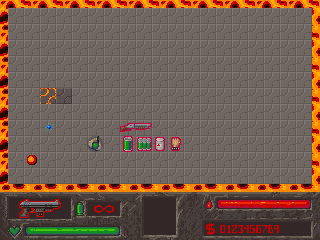
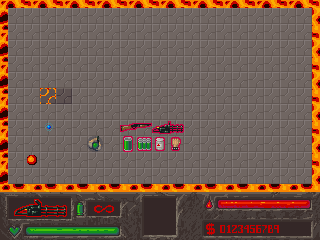
Two versions of the same layered image (320x240). Layer-by-layer changes:
moved "Shotgun" into group "Entities", painted on it over [120, 123, 152, 132]
added layer "Machinegun" in group "Entities" over [152, 121, 184, 134]
added layer "Machinegun-HUD" in group "HUD" over [14, 199, 67, 217]
hid "Handgun" over [19, 199, 61, 218]
